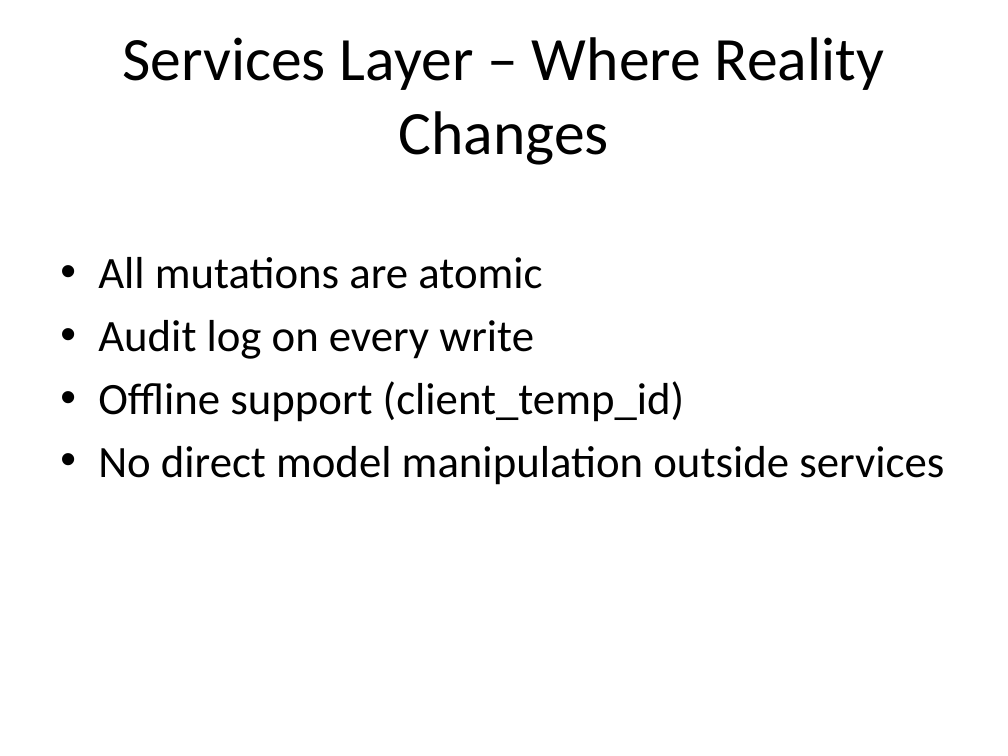
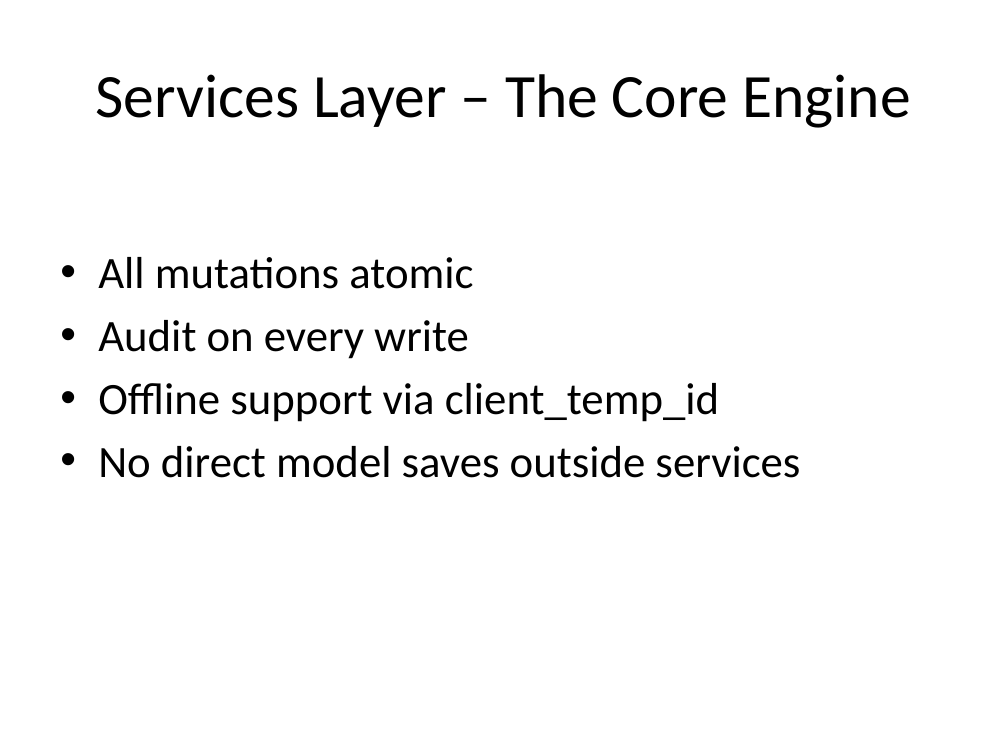
Before and after one commit to seanwhs/ScratchPad, a slide deck: slide 18 of Project-Refill/HSH_LPG_Backend_Walkthrough_Jan2026.pptx (slide 10 before the commit). Drawn at 1008x756 pixels with LibreOffice and Linux fonts; fonts in the diff are those of the drawing. Boxes give left, top, right and bottom in pixels: in the first picture for what was removed or moved away, otherwise in the second. Text is boxed around its words. In the diff, an @@ line names an element or a change of style, - is before the commit and + after.

```diff
--- a/Project-Refill/HSH_LPG_Backend_Walkthrough_Jan2026.pptx
+++ b/Project-Refill/HSH_LPG_Backend_Walkthrough_Jan2026.pptx
@@ title at bbox=[96, 74, 910, 128]: text changed @@
-Services Layer – Where Reality Changes
+Services Layer – The Core Engine
@@ text at bbox=[98, 257, 800, 478]: text changed @@
-• All mutations are atomic
-• Audit log on every write
-• Offline support (client_temp_id)
-• No direct model manipulation outside services
+• All mutations atomic
+• Audit on every write
+• Offline support via client_temp_id
+• No direct model saves outside services
```
Also in this commit, not shown: 10 other slides changed, 16 slides added.
